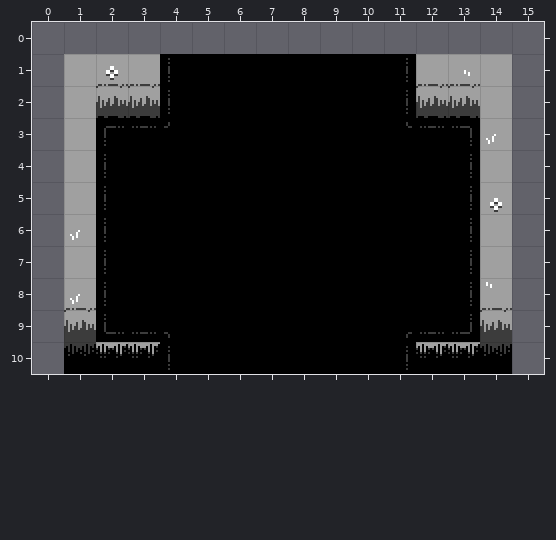
Two versions of a level (Tiled map, art/rooms/GrassyTest_Standard_NS.tmx). The picture above was drawn from the file before the commit.
Cells are 16x16 px. Shown: x 0..15, y 0..10. The old version is drawn lined up with the new one.
Now the later version:
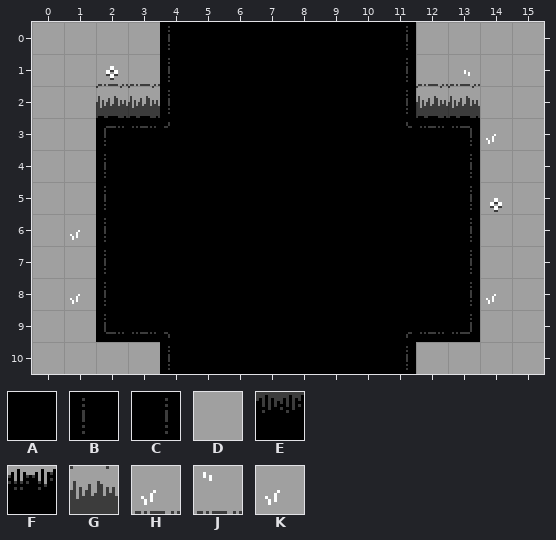
Key: from "DiscoFloorTiles": A 0 "floor", B 17 "floor", C 19 "floor"; from "MapTiles": D 2 "map", E 6 "map", F 7 "map", G 17 "map", H 20 "map", J 21 "map", K 23 "map".
_ is an empty cell, . an unchanged one.
The edit:
map size 14x10 -> 16x11 cells (old content now starts at 1,1; both pictures use the new coordinates)
--- layer "Tile Layer 1"
@@ x 0..15 @@
- 0 ________________
- 1 _.............._
- 2 _.............._
- 3 _.............._
- 4 _.............._
- 5 _.............._
- 6 _.............._
- 7 _.............._
- 8 _H............J_
- 9 _G............G_
-10 _EFF........FFE_
+ 0 DDDDBAAAAAACDDDD
+ 1 D..............D
+ 2 D..............D
+ 3 D..............D
+ 4 D..............D
+ 5 D..............D
+ 6 D..............D
+ 7 D..............D
+ 8 DK............KD
+ 9 DD............DD
+10 DDDD........DDDD
Pixel boxes of the changes (left, top, right, bottom) in both pictures:
changed: (32, 22, 544, 374)
